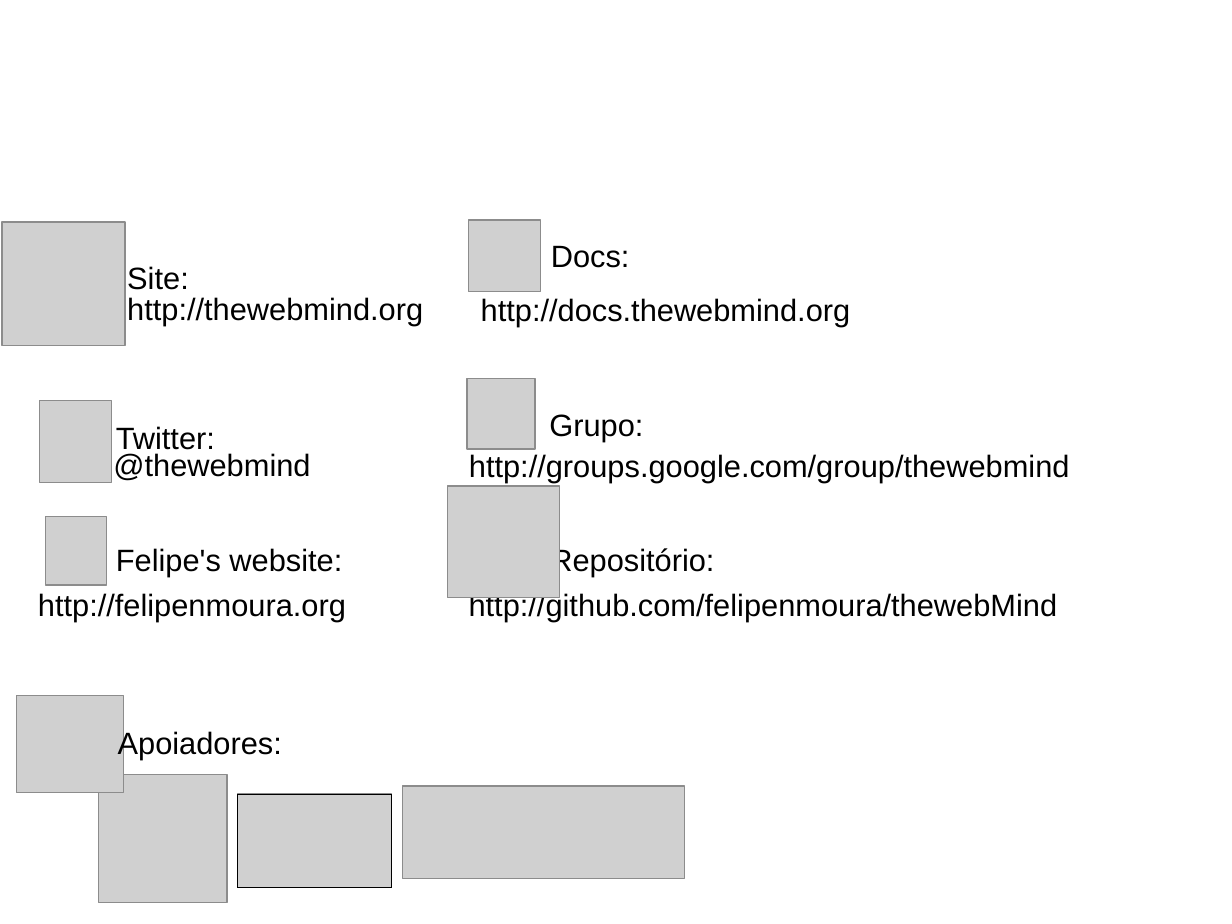
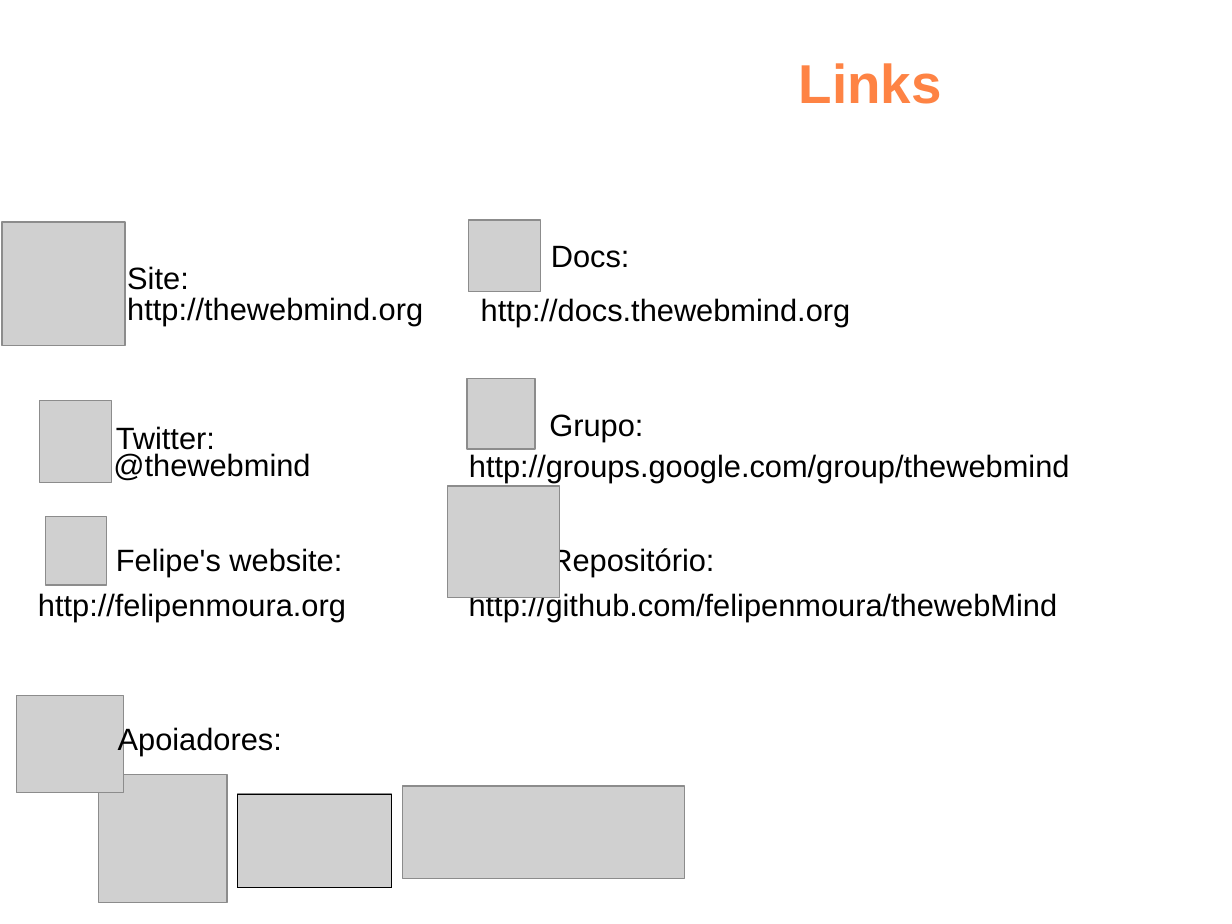
Before and after one commit to felipenmoura/theWebMind, a slide deck: slide 9 of docs/pt/final/mind3rd-tcc2-1.odp (slide 8 before the commit). Drawn at 1232x924 pixels with LibreOffice and Linux fonts; fonts in the diff are those of the drawing; grey boxes stand for pictures; background and template pictures are left out. Boxes give left, top, right and bottom in pixels: in the first picture for what was removed or moved away, otherwise in the second. Text is boxed around its words. In the diff, an @@ line names an element or a change of style, - is before the commit and + after.

```diff
--- a/docs/pt/final/mind3rd-tcc2-1.odp
+++ b/docs/pt/final/mind3rd-tcc2-1.odp
@@ text added at box(799, 63, 942, 104), 32 pt, text #FE8344, bold @@
+Links
@@ text "Apoiadores:": place and size @@
-text "Apoiadores:" at box(118, 730, 282, 760)
+text "Apoiadores:" at box(118, 725, 282, 755)
```
Also in this commit, not shown: 4 slides added, 1 slide removed.
